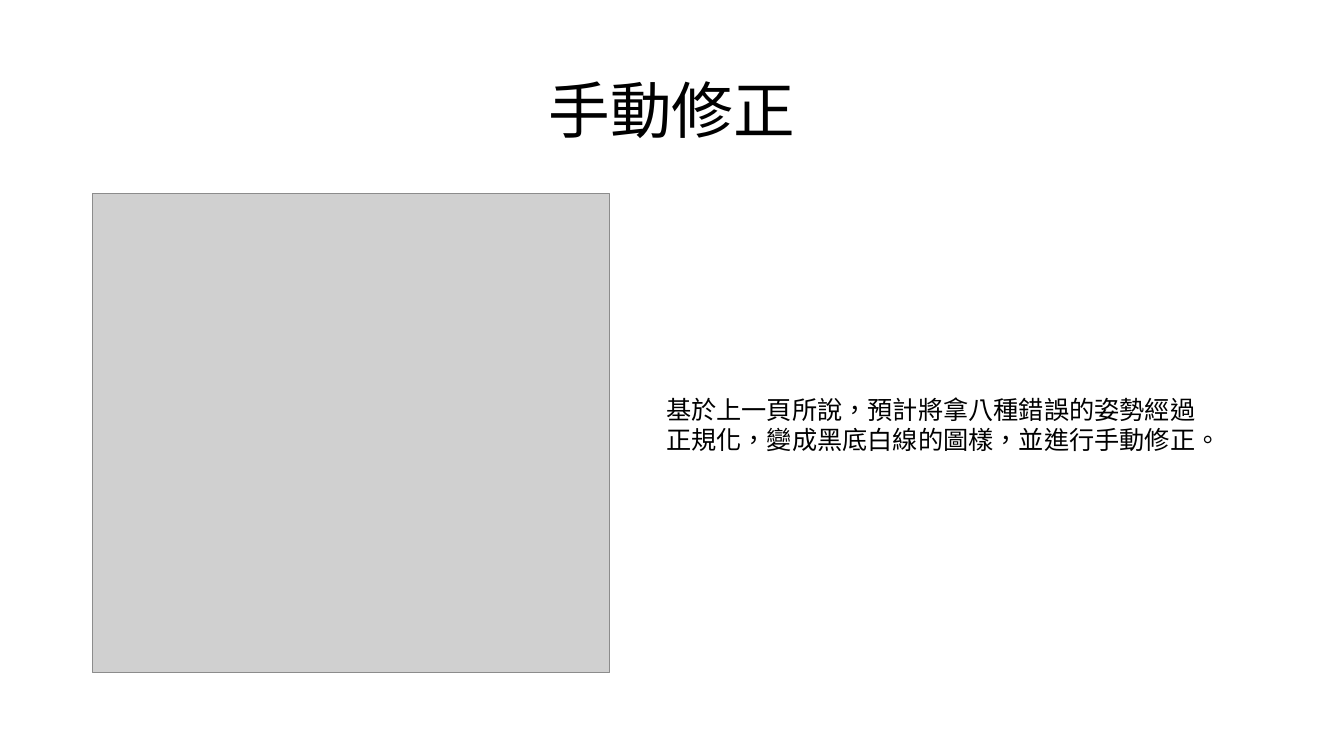
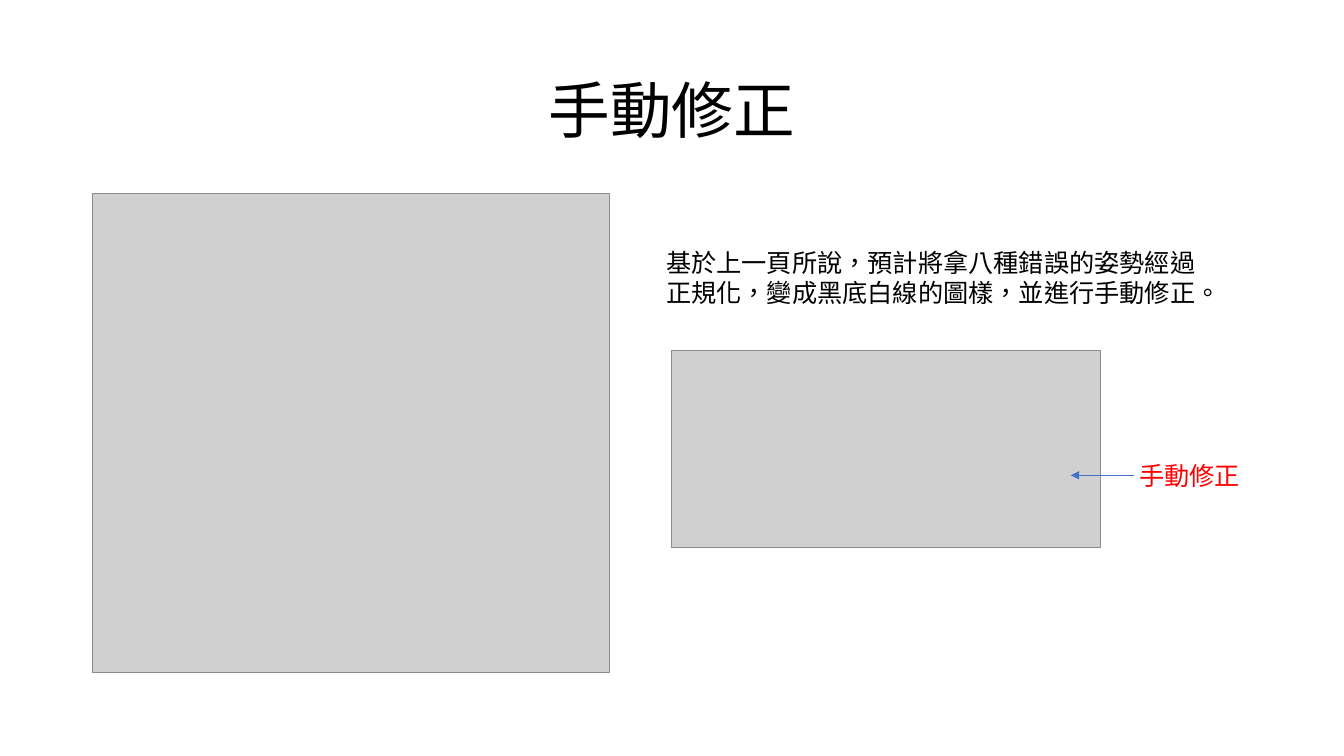
Before and after one commit to mizulun/seatpose-system, a slide deck: slide 12 of week21進度報告.pptx. Drawn at 1344x756 pixels with LibreOffice and Linux fonts; fonts in the diff are those of the drawing; grey boxes stand for pictures. Boxes give left, top, right and bottom in pixels: in the first picture for what was removed or moved away, otherwise in the second. Text is boxed around its words. In the diff, an @@ line names an element or a change of style, - is before the commit and + after.

```diff
--- a/week21進度報告.pptx
+++ b/week21進度報告.pptx
@@ text "基於上一頁所說，預計將拿八種錯誤的姿勢經過正規化，變成黑底白線的圖樣，並進行手動修正。": place and size @@
-text "基於上一頁所說，預計將拿八種錯誤的姿勢經過正規化，變成黑底白線的圖樣，並進行手動修正。" at box(666, 397, 1220, 451)
+text "基於上一頁所說，預計將拿八種錯誤的姿勢經過正規化，變成黑底白線的圖樣，並進行手動修正。" at box(666, 250, 1220, 304)
@@ picture added at box(673, 351, 1101, 547) @@
@@ arrow added from (1134, 476) to (1071, 476), #4472C4 0.5 pt @@
@@ text added at box(1139, 464, 1240, 487), 18 pt, text #FF0000 @@
+手動修正
```
Also in this commit, not shown: 1 slide added, 1 slide removed.
